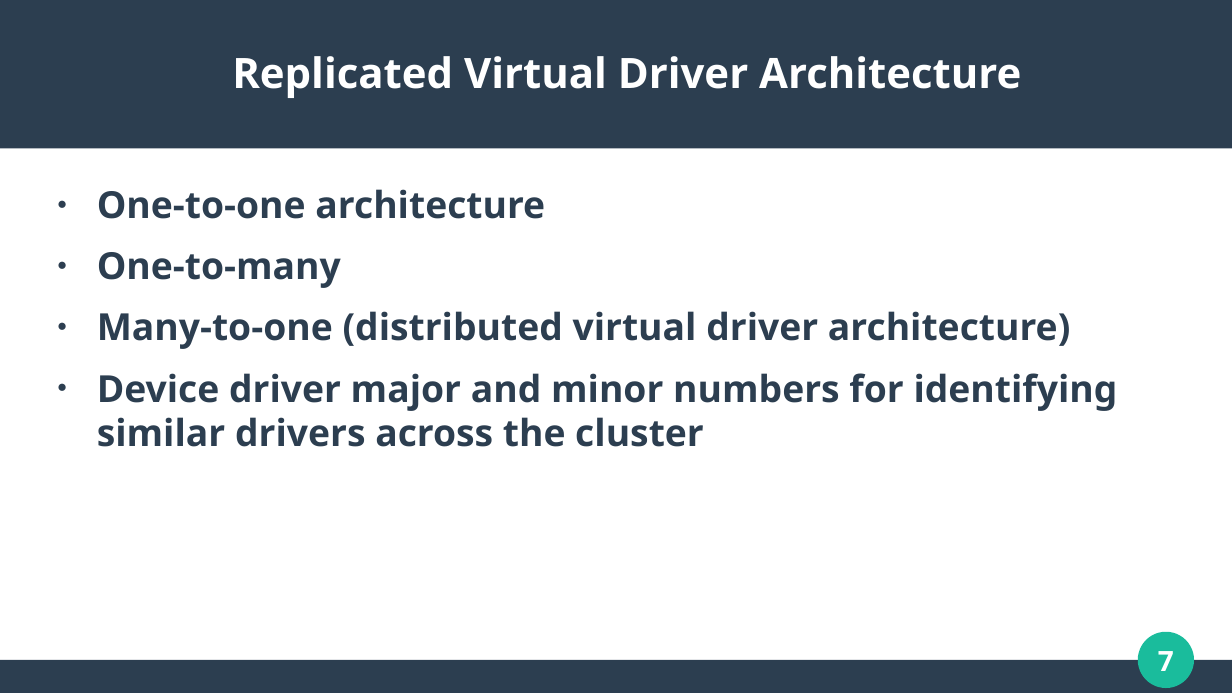
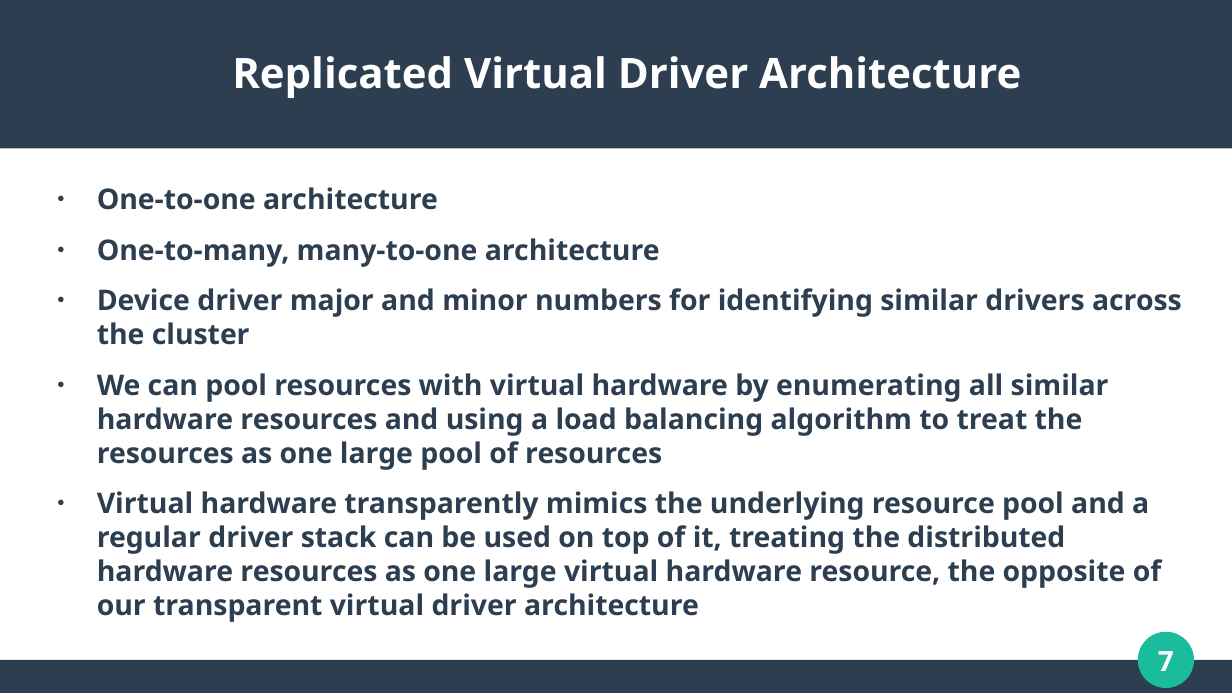
Before and after one commit to WaveArch/Wave, a slide deck: slide 7 of Replicated.pptx. Drawn at 1232x693 pixels with LibreOffice and Linux fonts; fonts in the diff are those of the drawing. Boxes give left, top, right and bottom in pixels: in the first picture for what was removed or moved away, otherwise in the second. Text is boxed around its words. In the diff, an @@ line names an element or a change of style, - is before the commit and + after.

```diff
--- a/Replicated.pptx
+++ b/Replicated.pptx
@@ text at [97,187,1182,345]: size 24 to 18.2 pt in "One-to-one architecture", "Device driver major and minor numbers for ..." @@
@@ text at [97,238,660,267]: text changed; size 24 to 18.2 pt @@
-● One-to-many
-● Many-to-one (distributed virtual driver architecture)
+● One-to-many, many-to-one architecture
@@ text at [97,373,1162,622]: paragraphs added @@
+● We can pool resources with virtual hardware by enumerating all similar hardware resources and using a load balancing algorithm to treat the resources as one large pool of resources
+● Virtual hardware transparently mimics the underlying resource pool and a regular driver stack can be used on top of it, treating the distributed hardware resources as one large virtual hardware resource, the opposite of our transparent virtual driver architecture
```
Also in this commit, not shown: 5 other slides changed, 3 other files.
